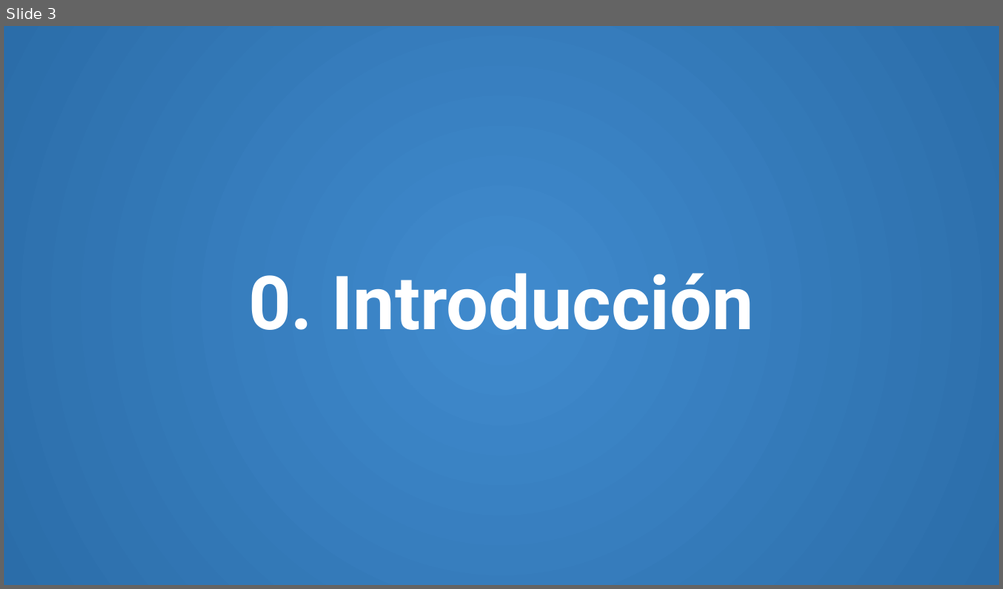
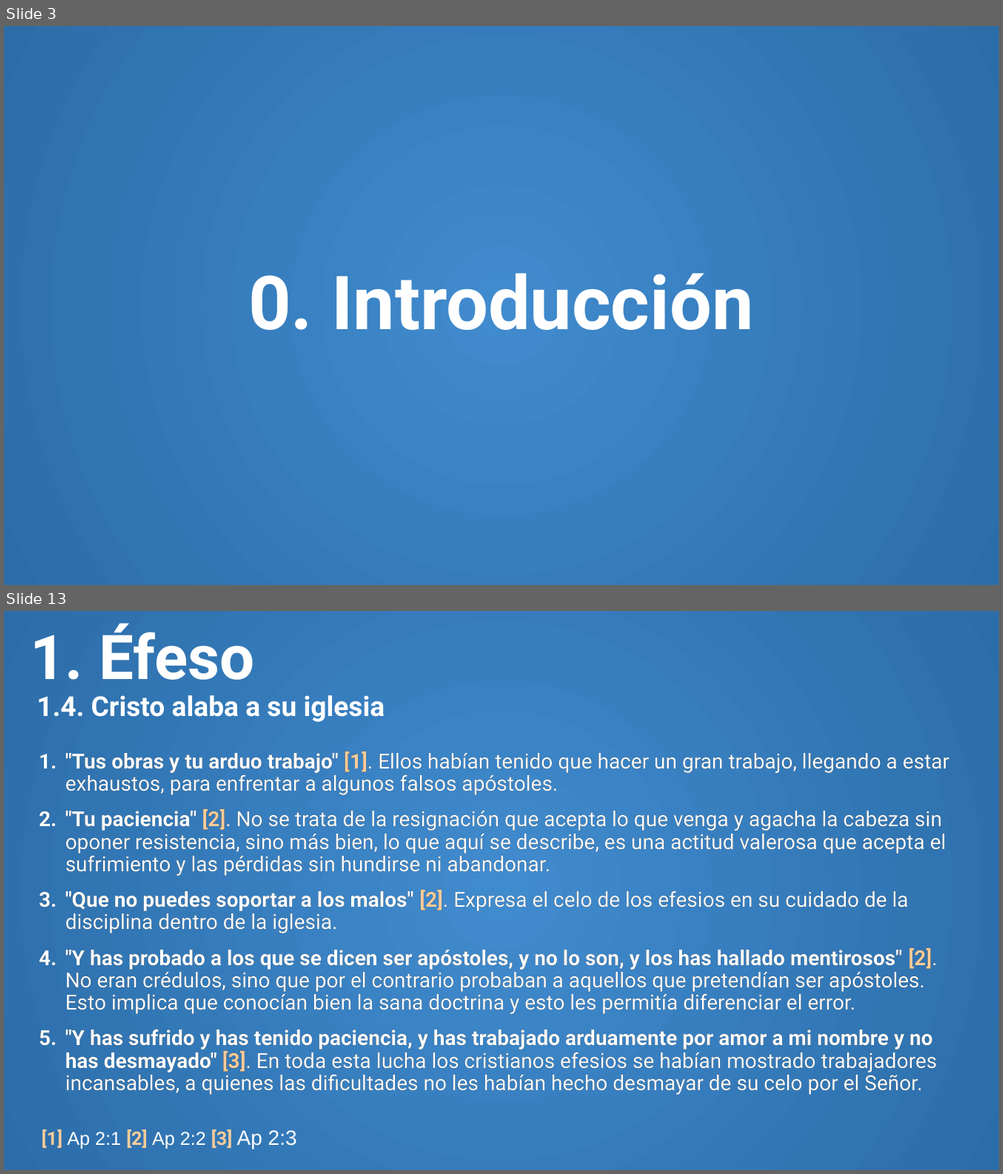
Before and after one commit to CreyTuning/documents, a slide deck: slideshow/Apocalipsis/3. Capitulo 2-3.pptm. Shown one above the other, each under a label of ours: slide 3 before the commit, slides 3 and 13 after it; the slides between them are not shown. The pictures are 1003x589 and 1003x1174 pixels, drawn with LibreOffice and Linux fonts; fonts in the diff are those of the drawing. Boxes give left, top, right and bottom in pixels: in the first picture for what was removed or moved away, otherwise in the second. Text is boxed around its words. In the diff, an @@ line names an element or a change of style, - is before the commit and + after.

```diff
--- a/slideshow/Apocalipsis/3. Capitulo 2-3.pptm
+++ b/slideshow/Apocalipsis/3. Capitulo 2-3.pptm
@@ slide 13 added at <box>4,611,999,1170</box>, background gradient #408BCE to #2B6DA9 @@
@@ title added at <box>30,623,385,722</box>, 26.5 pt, text #FFFFFF, bold @@
+1. Éfeso
+1.4. Cristo alaba a su iglesia
@@ text added at <box>65,752,949,1095</box>, 20 pt, text #FFFFFF @@
+1. "Tus obras y tu arduo trabajo" [1]. Ellos habían tenido que hacer un gran trabajo, llegando a estar exhaustos, para enfrentar a algunos falsos apóstoles.
+2. "Tu paciencia" [2]. No se trata de la resignación que acepta lo que venga y agacha la cabeza sin oponer resistencia, sino más bien, lo que aquí se describe, es una actitud valerosa que acepta el sufrimiento y las pérdidas sin hundirse ni abandonar.
+3. "Que no puedes soportar a los malos" [2]. Expresa el celo de los efesios en su cuidado de la disciplina dentro de la iglesia.
+4. "Y has probado a los que se dicen ser apóstoles, y no lo son, y los has hallado mentirosos" [2]. No eran crédulos, sino que por el contrario probaban a aquellos que pretendían ser apóstoles. Esto implica que conocían bien la sana doctrina y esto les permitía diferenciar el error.
+5. "Y has sufrido y has tenido paciencia, y has trabajado arduamente por amor a mi nombre y no has desmayado" [3]. En toda esta lucha los cristianos efesios se habían mostrado trabajadores incansables, a quienes las dificultades no les habían hecho desmayar de su celo por el Señor.
@@ text added at <box>42,1130,297,1149</box>, 18 pt, text #FFFFFF @@
+[1] Ap 2:1 [2] Ap 2:2 [3] Ap 2:3
```
Also in this commit, not shown: 2 slides changed, 47 other slides added, 1 slide removed, 2 other files.
